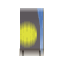
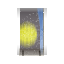
Layer changes from the first 64×64 image to the second:
added layer "Layer 8" (20%) above "Layer 7" over [17, 8, 47, 55]
added layer "Layer 7" above "Layer 6" over [17, 8, 47, 56]
